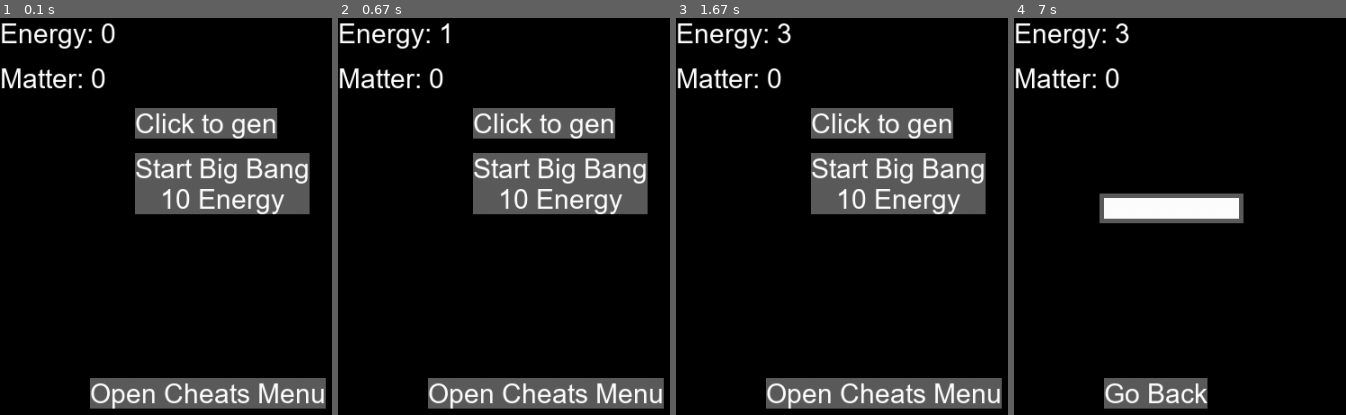
Above: before the commit, frames 1-4 (left to right).
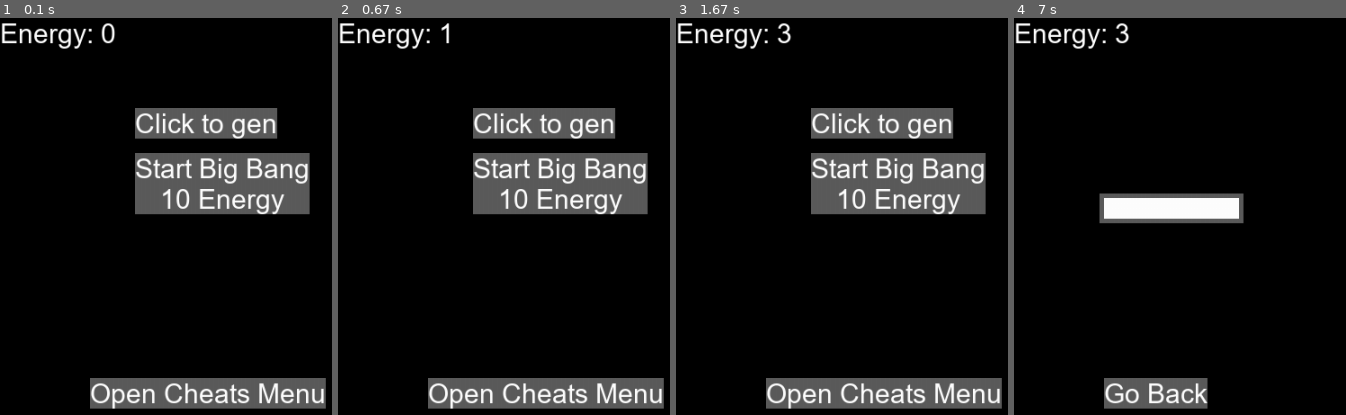
Above: after the commit, the same moments.

Repository: Slayrix/Idle-Game
Game: pygame game, started from Game/main.py
Two runs of this game, one before a commit and one after it. Both use one fixed random seed, a clock stepped at 60 frames per second and the inputs below.
Inputs (mouse positions are in pixels of both pictures, inside the frame that each line leads up to):
- Up to frame 1 (0.1 s): no input
- Up to frame 2 (0.67 s): click "Click to gen" at 0.38 s
- Up to frame 3 (1.67 s): click "Click to gen" at 0.72 s; click (891, 133) at 1.55 s
- Up to frame 4 (7 s): click (1266, 395) at 6.88 s

The runs differ from the first frame. In frame 1, 0.8% of the frame differs, in the area x 0-32%, y 12-18%; in frame 2, 0.8%; in frame 3, 0.8%; in frame 4, 0.8%.

Commit message:
Made text more modular

Diff:
--- a/Game/button.py
+++ b/Game/button.py
@@ -1,9 +1,5 @@
 import pygame as pg
-import game, upgrade
-
-class list:
-    def __init__(self):
-        self.list = []
+import game, upgrade, list
 
 class button:
     def __init__(self, textList, activeMenuList: list, textColor, xPos, yPos, name, drawConditions: list = None):
@@ -69,8 +65,7 @@
                 else:
                     return False
 
-
-buttonList = list()
+buttonList = list.list()
 
 genButton = button(["Click to gen"], ["defaultMenu"], (255, 255, 255), 150, 100, "genButton")
 shopButton = button(["Shop"], ["defaultMenu"], (255, 255, 255), 150, 150, "shopButton", [upgrade.bigBangUpgrade, "level", ">", 0])
--- /dev/null
+++ b/Game/list.py
@@ -0,0 +1,3 @@
+class list:
+    def __init__(self):
+        self.list = []
--- a/Game/menu.py
+++ b/Game/menu.py
@@ -1,4 +1,4 @@
-import game, text, button, cheats
+import text, button, cheats
 
 class menu:
     def __init__(self):
@@ -19,8 +19,12 @@
             if menu == menuVar.currentMenu:
                 if buttonVar.showButton() == True:
                     buttonVar.drawButton((92, 92, 92))
-    game.gameScreen.blit(text.energyText.text, (0,0))
-    game.gameScreen.blit(text.matterText.text, (0,50))
+
+    for textVar in text.textList.list:
+        for menu in textVar.activeMenu:
+            if menu == menuVar.currentMenu:
+                if textVar.showText() == True:
+                    textVar.drawText()
 
     if menuVar.currentMenu == "cheats":
         cheats.cheatsTextBox.drawTextBox()
--- a/Game/text.py
+++ b/Game/text.py
@@ -1,13 +1,43 @@
 import pygame as pg
+import list, upgrade, game
 
 pg.init()
 
 class text:
-    def __init__(self):
+    def __init__(self, activeMenuList, xPos, yPos, drawConditions: list = None):
         self.font = pg.font.Font("arial.ttf", 30)
+        self.activeMenu = activeMenuList
+        self.drawConditions = drawConditions
+        self.xPos = xPos
+        self.yPos = yPos
+        textList.list += [self]
 
     def setText(self, text: str, textColor, backgroundColor = None):
         self.text = self.font.render(text, True, textColor, backgroundColor)
 
-energyText = text()
-matterText = text()
+    def drawText(self):
+        game.gameScreen.blit(self.text, (self.xPos, self.yPos))
+
+    def showText(self):
+        conditions = self.drawConditions
+        if conditions == None:
+            return True
+        else:
+            val = False
+            objVar = conditions[0]
+            if conditions[1] == "level":
+                if conditions[2] == "=":
+                    if objVar.level == conditions[3]:
+                        val = True
+                elif conditions[2] == ">":
+                    if objVar.level > conditions[3]:
+                        val = True
+                if val == True:
+                    return True
+                else:
+                    return False
+
+textList = list.list()
+
+energyText = text(["defaultMenu", "shop", "cheats"], 0, 0)
+matterText = text(["defaultMenu", "shop", "cheats"], 0, 50, [upgrade.bigBangUpgrade, "level", ">", 0])
